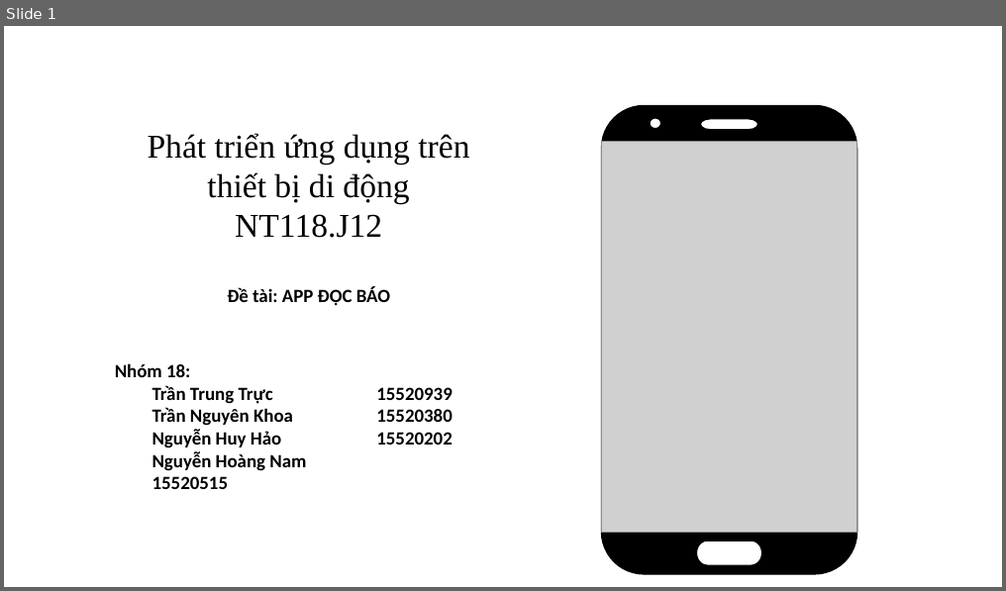
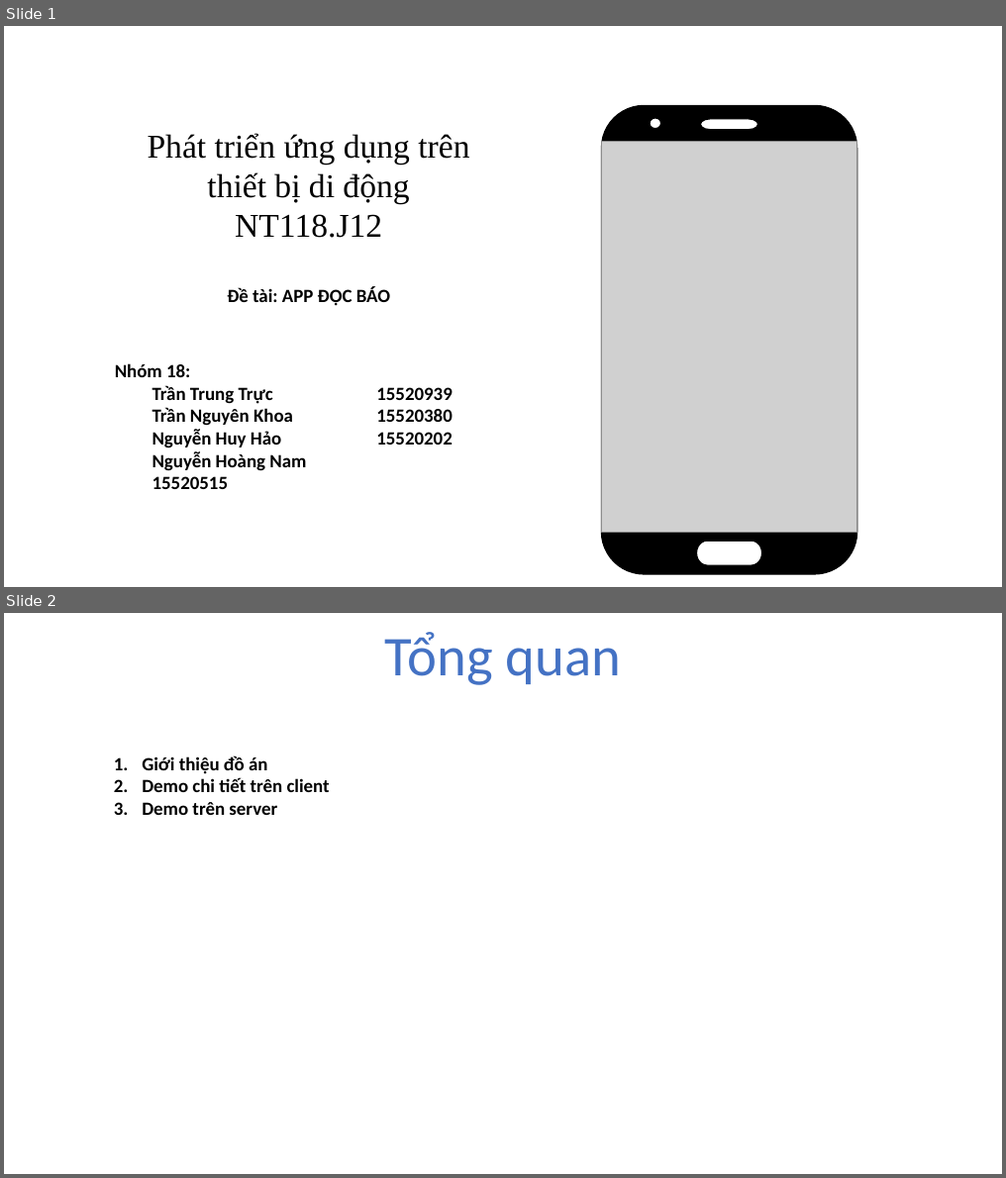
Before and after one commit to hoangnam1997/android, a slide deck: document/file_thuyet_trinh.pptx. Shown one above the other, each under a label of ours: slide 1 before the commit, slides 1 and 2 after it. The pictures are 1006x591 and 1006x1178 pixels, drawn with LibreOffice and Linux fonts; fonts in the diff are those of the drawing; grey boxes stand for pictures; background and template pictures are left out. Boxes give left, top, right and bottom in pixels: in the first picture for what was removed or moved away, otherwise in the second. Text is boxed around its words. In the diff, an @@ line names an element or a change of style, - is before the commit and + after.

```diff
--- a/document/file_thuyet_trinh.pptx
+++ b/document/file_thuyet_trinh.pptx
@@ slide 2 added at (4, 613, 1002, 1174), background picture (left out) @@
@@ text added at (385, 632, 620, 685), 54 pt, text #4472C4 @@
+Tổng quan
@@ text added at (142, 756, 330, 815), 18 pt, text #000000, bold @@
+1. Giới thiệu đồ án
+2. Demo chi tiết trên client
+3. Demo trên server
```
Also in this commit, not shown: 5 slides changed, 8 other slides added, 2 other files.
